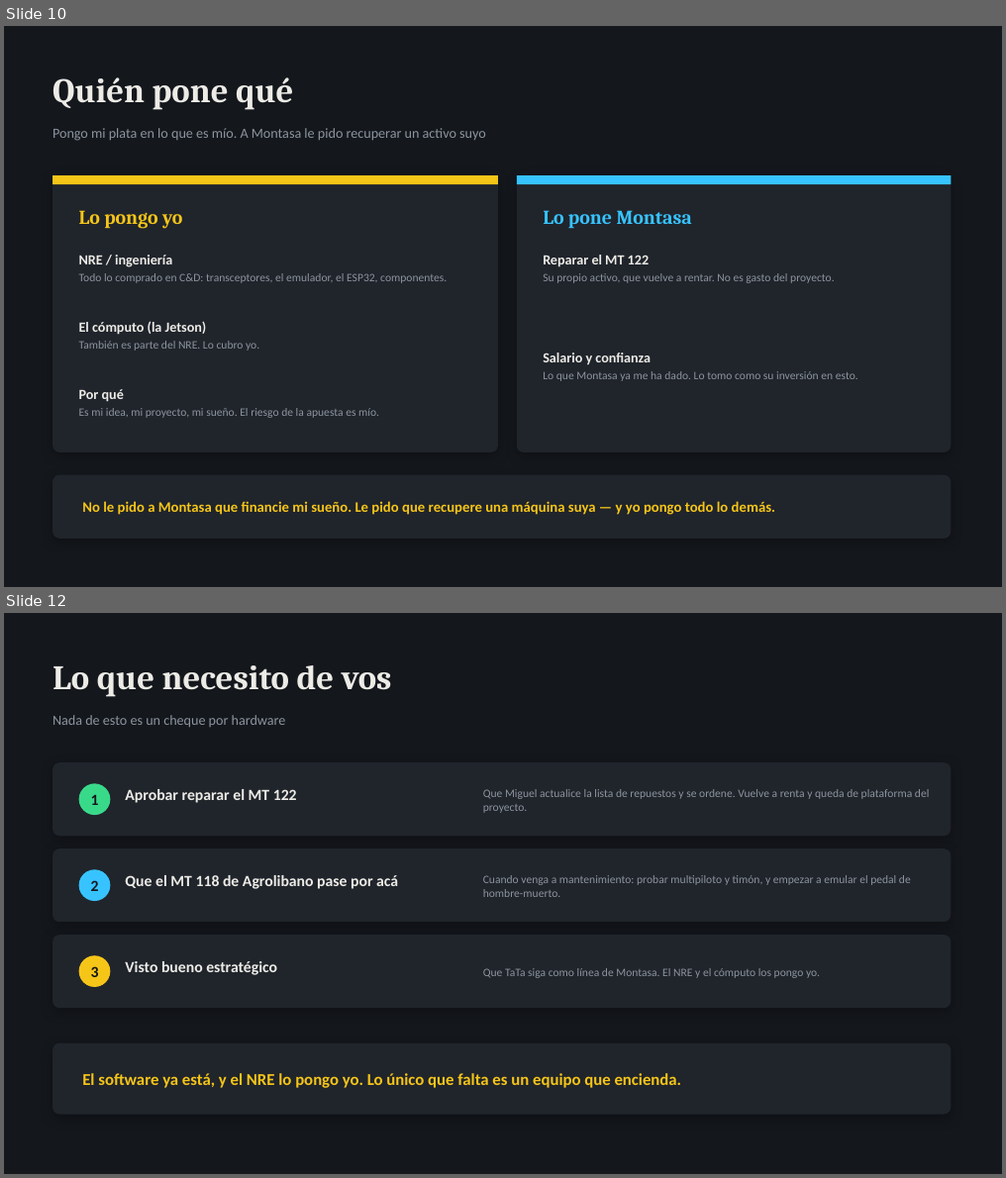
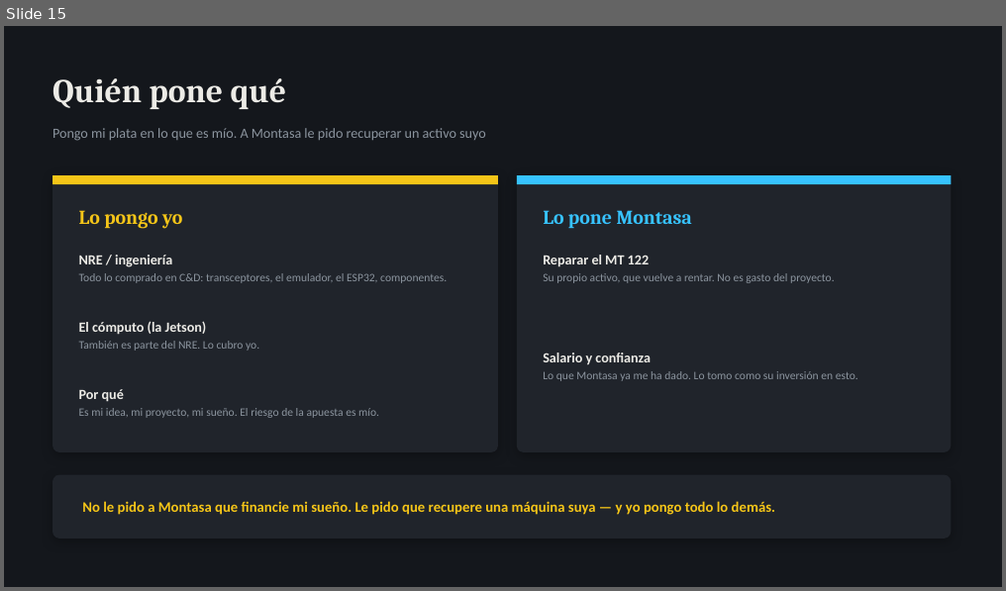
Before and after one commit to Rodzilla-TheCreator/tata, a slide deck: presentaciones/TaTa_Estado_y_Pedido_Omar.pptx. Shown one above the other, each under a label of ours: slides 10 and 12 before the commit, slide 15 after it; the slides between them are not shown. The pictures are 1006x1178 and 1006x591 pixels, drawn with LibreOffice and Linux fonts; fonts in the diff are those of the drawing. Boxes give left, top, right and bottom in pixels: in the first picture for what was removed or moved away, otherwise in the second. Text is boxed around its words. In the diff, an @@ line names an element or a change of style, - is before the commit and + after.

```diff
--- a/presentaciones/TaTa_Estado_y_Pedido_Omar.pptx
+++ b/presentaciones/TaTa_Estado_y_Pedido_Omar.pptx
@@ slide 12 removed at box(4, 613, 1002, 1174), background #14171C @@
@@ text removed at box(53, 665, 392, 697) @@
-Lo que necesito de vos
@@ text removed at box(53, 715, 286, 727) @@
-Nada de esto es un cheque por hardware
@@ rounded rectangle removed at box(53, 762, 951, 836) @@
@@ ellipse removed at box(79, 783, 110, 815) @@
@@ text removed at box(125, 789, 297, 803) @@
-Aprobar reparar el MT 122
@@ text removed at box(483, 789, 929, 813) @@
-Que Miguel actualice la lista de repuestos y se ordene. Vuelve a renta y queda de plataforma del proyecto.
@@ text removed at box(91, 794, 99, 805) @@
-1
@@ rounded rectangle removed at box(53, 849, 951, 922) @@
@@ ellipse removed at box(79, 869, 110, 901) @@
@@ text removed at box(125, 875, 398, 889) @@
-Que el MT 118 de Agrolibano pase por acá
@@ text removed at box(483, 875, 911, 897) @@
-Cuando venga a mantenimiento: probar multipiloto y timón, y empezar a emular el pedal de hombre-muerto.
@@ text removed at box(91, 880, 99, 891) @@
-2
@@ rounded rectangle removed at box(53, 935, 951, 1008) @@
@@ ellipse removed at box(79, 956, 110, 987) @@
@@ text removed at box(91, 966, 99, 977) @@
-3
@@ text removed at box(125, 961, 277, 975) @@
-Visto bueno estratégico
@@ text removed at box(483, 968, 820, 978) @@
-Que TaTa siga como línea de Montasa. El NRE y el cómputo los pongo yo.
@@ rounded rectangle removed at box(53, 1044, 951, 1115) @@
@@ text removed at box(82, 1073, 682, 1088) @@
-El software ya está, y el NRE lo pongo yo. Lo único que falta es un equipo que encienda.
@@ what was slide 10 is now slide 15 @@
@@ slide 15 changed as well @@
@@ text "Quién pone qué" at box(53, 78, 286, 109): size 33 to 32 pt @@
```
Also in this commit, not shown: 8 other slides changed, 8 slides added, 2 other slides removed, 2 other files.
